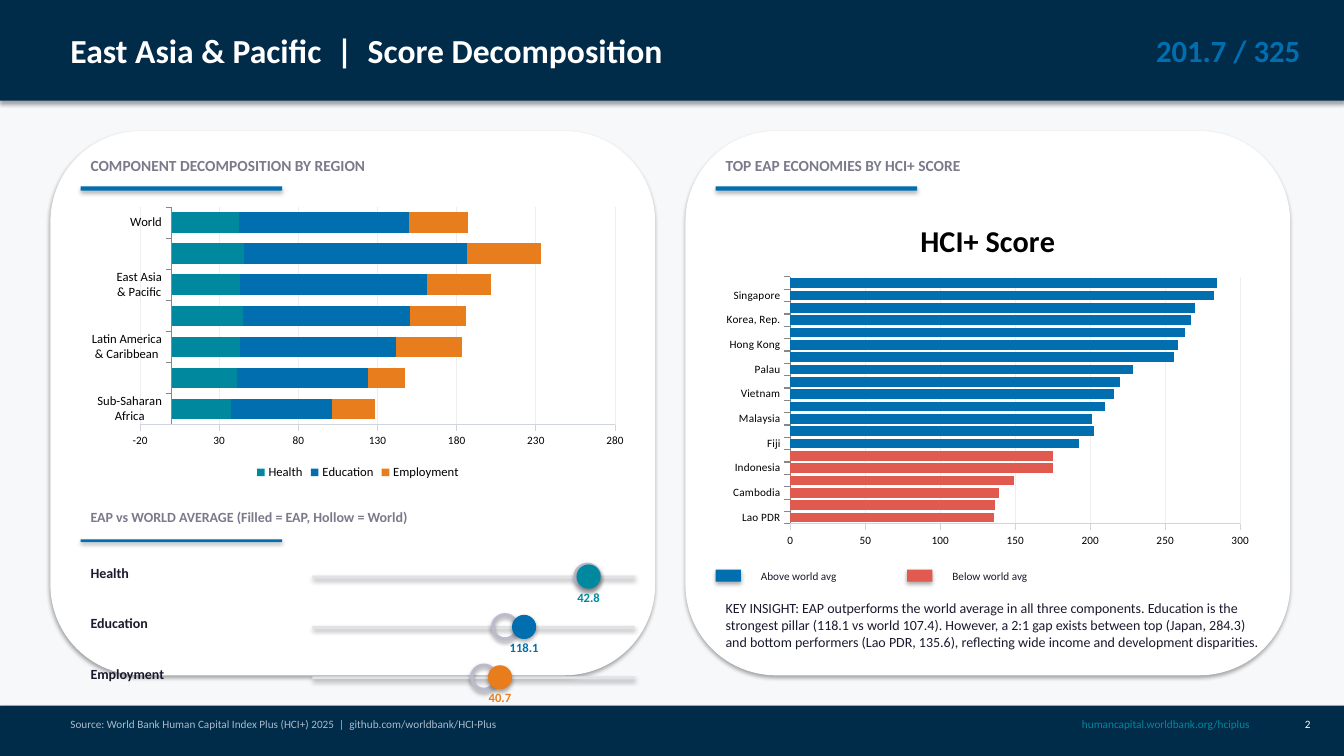
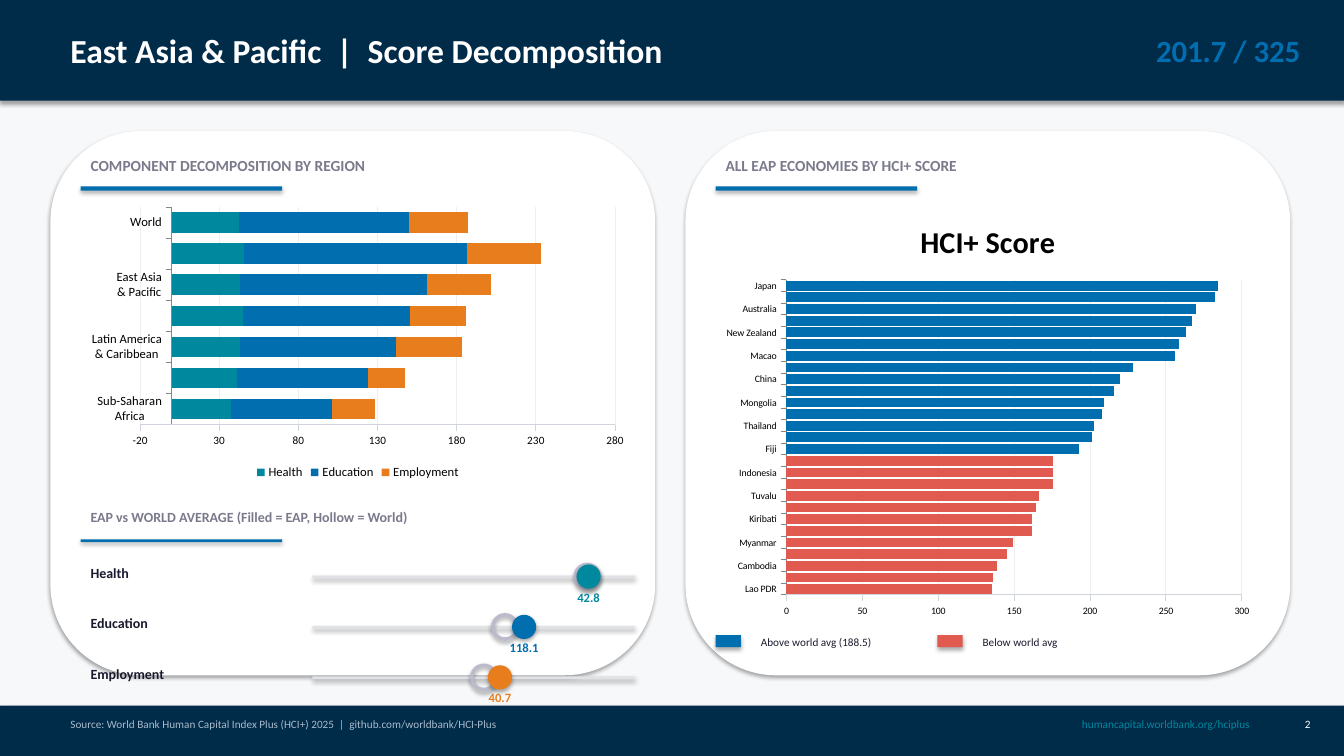
Before and after one commit to arcidiaconom/arcidiaconom.github.io, a slide deck: slide 3 of EAP_HCI_Plus_2025.pptx. Drawn at 1344x756 pixels with LibreOffice and Linux fonts; fonts in the diff are those of the drawing. Boxes give left, top, right and bottom in pixels: in the first picture for what was removed or moved away, otherwise in the second. Text is boxed around its words. In the diff, an @@ line names an element or a change of style, - is before the commit and + after.

```diff
--- a/EAP_HCI_Plus_2025.pptx
+++ b/EAP_HCI_Plus_2025.pptx
@@ text at box(726, 161, 957, 171): text changed @@
-TOP EAP ECONOMIES BY HCI+ SCORE
+ALL EAP ECONOMIES BY HCI+ SCORE
@@ bar chart at box(716, 202, 1260, 625) @@
-categories: Lao PDR, Vanuatu, Cambodia, Myanmar, Indonesia, Philippines, Fiji, Thailand, Malaysia, Mongolia, Vietnam, China, Palau, Macao, Hong Kong, New Zealand, Korea, Rep., Australia, Singapore, Japan
+categories: Lao PDR, Vanuatu, Cambodia, Marshall Is., Myanmar, Nauru, Kiribati, Samoa, Tuvalu, Tonga, Indonesia, Philippines, Fiji, Malaysia, Thailand, Brunei, Mongolia, Vietnam, China, Palau, Macao, Hong Kong, New Zealand, Korea, Rep., Australia, Singapore, Japan
-HCI+ Score: 136, 136, 139, 149, 175, 175, 193, 202, 201, 210, 216, 220, 229, 256, 258, 263, 267, 270, 282, 284
+HCI+ Score: 136, 136, 139, 145, 149, 162, 162, 164, 166, 176, 175, 175, 193, 201, 202, 208, 210, 216, 220, 229, 256, 258, 263, 267, 270, 282, 284
@@ category axis changed @@
@@ value axis changed @@
@@ bar spacing changed @@
@@ bar chart: place and size @@
-bar chart at box(716, 202, 1260, 555)
+bar chart at box(716, 202, 1260, 625)
@@ text removed at box(726, 603, 1258, 650) @@
-KEY INSIGHT: EAP outperforms the world average in all three components. Education is the strongest pillar (118.1 vs world 107.4). However, a 2:1 gap exists between top (Japan, 284.3) and bottom performers (Lao PDR, 135.6), reflecting wide income and development disparities.
@@ rectangle: place and size @@
-rectangle at box(716, 570, 741, 582)
+rectangle at box(716, 635, 741, 647)
@@ text at box(761, 638, 871, 648): text changed @@
-Above world avg
+Above world avg (188.5)
@@ rectangle: place and size @@
-rectangle at box(907, 570, 933, 582)
+rectangle at box(938, 635, 963, 647)
@@ text "Below world avg": place and size @@
-text "Below world avg" at box(952, 572, 1027, 582)
+text "Below world avg" at box(983, 638, 1057, 648)
```
Also in this commit, not shown: 3 other slides changed, 1 slide added, 1 other file.
